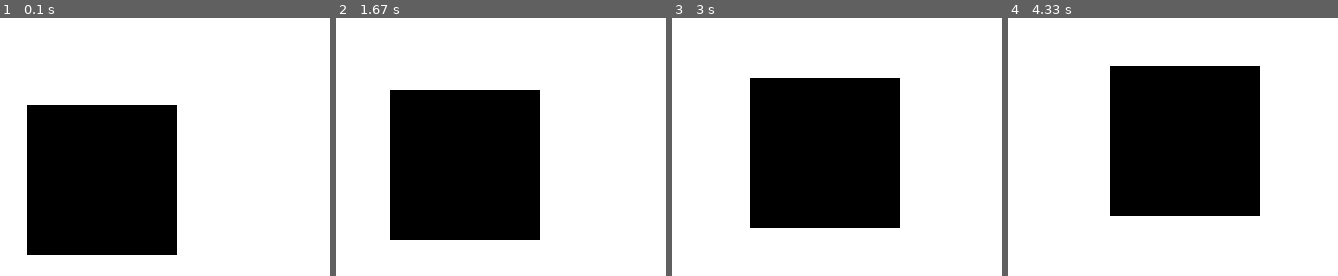
Above: before the commit, frames 1-4 (left to right).
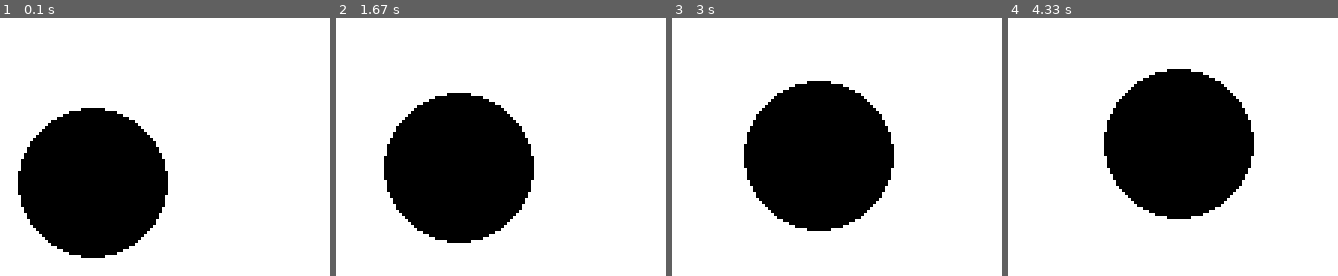
Above: after the commit, the same moments.

Repository: sps-trutnov/cviceni-1ep-sk1-pygame
Game: pygame game, started from src/hello_pygame.py
Two runs of this game, one before a commit and one after it. Both use one fixed random seed, a clock stepped at 60 frames per second and the inputs below.
Inputs:
- Up to frame 1 (0.1 s): no input
- Up to frame 2 (1.67 s): no input
- Up to frame 3 (3 s): no input
- Up to frame 4 (4.33 s): no input

The runs differ from the first frame. In frame 1, 7.2% of the frame differs, in the area x 5-54%, y 33-94%; in frame 2, 6.8%; in frame 3, 6.8%; in frame 4, 6.8%.

Commit message:
Aplikace jde vypnout

Diff:
--- a/src/hello_pygame.py
+++ b/src/hello_pygame.py
@@ -2,6 +2,7 @@
 
 # 1) pridam do ni knihovnu pygame
 import pygame
+import sys
 # 2) nastartuju knihovnu
 pygame.init()
 # 3) nastavim okno pro vykreslovani
@@ -19,12 +20,21 @@
 
 # 5) nekonecna vykreslovaci smycka
 while True:
+    # z udalosti, ktere nastaly...
+    for udalost in pygame.event.get():
+        # nastala udalost VYPNUTI ?
+        if udalost.type == pygame.QUIT:
+            # vypnu aplikaci
+            sys.exit()
+
     # premazani okna barvou pozadi
     okno.fill((255, 255, 255))
 
+    # rovnice pohybu
     x = x + dx
     y = y + dy
 
+    # pravidla pro odrazy
     if y < 0:
         y = 0
         dy *= -1
@@ -39,8 +49,9 @@
         x = rozmer_okna_x - w
         dx *= -1
 
-    # vykresleni pohybliveho tvaru
-    pygame.draw.rect(okno, (0, 0, 0), (x, y, w, h))
+    # vykresleni tvaru
+    pygame.draw.ellipse(okno, (0, 0, 0), (x, y, w, h))
+    pygame.draw.ellipse(okno, (0, 0, 0), (x, y, w, h))
 
     # prekresleni okna
     pygame.display.update()
